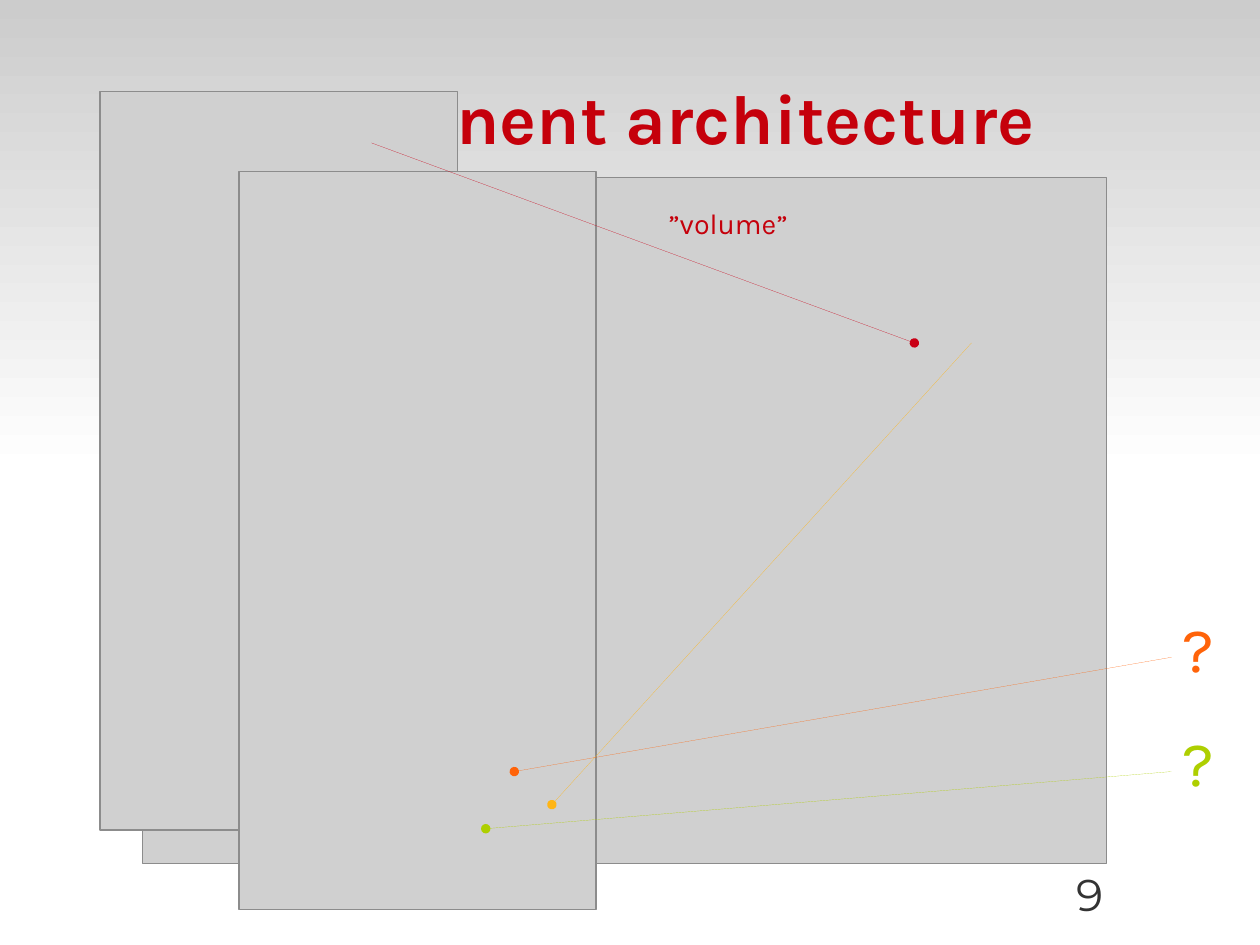
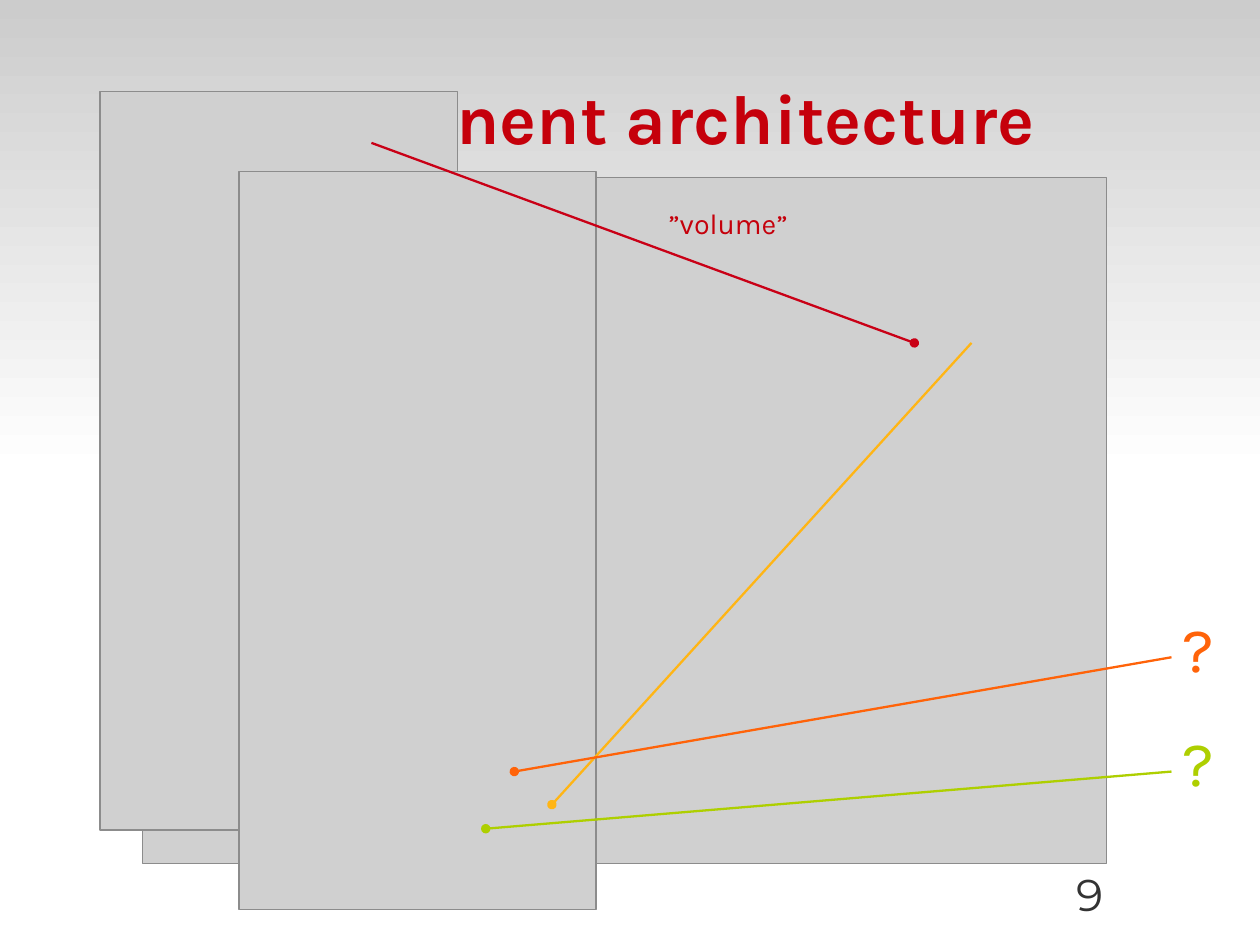
Before and after one commit to zyluo/talk-COSUG-2012, a slide deck: slide 9 of COSUG-2012.odp. Drawn at 1260x945 pixels with LibreOffice and Linux fonts; fonts in the diff are those of the drawing; grey boxes stand for pictures; background and template pictures are left out. Boxes give left, top, right and bottom in pixels: in the first picture for what was removed or moved away, otherwise in the second. Text is boxed around its words. In the diff, an @@ line names an element or a change of style, - is before the commit and + after.

```diff
--- a/COSUG-2012.odp
+++ b/COSUG-2012.odp
@@ arrow (372, 143) - (915, 343): stroke #C90016 0 pt to #C90016 1.45 pt @@
@@ arrow (552, 805) - (972, 343): stroke #FFB515 0 pt to #FFB515 1.45 pt @@
@@ arrow (515, 772) - (1172, 657): stroke #FF6309 0 pt to #FF6309 1.45 pt @@
@@ arrow (486, 829) - (1172, 772): stroke #AECF00 0 pt to #AECF00 1.45 pt @@
```
Also in this commit, not shown: 3 other slides changed.
